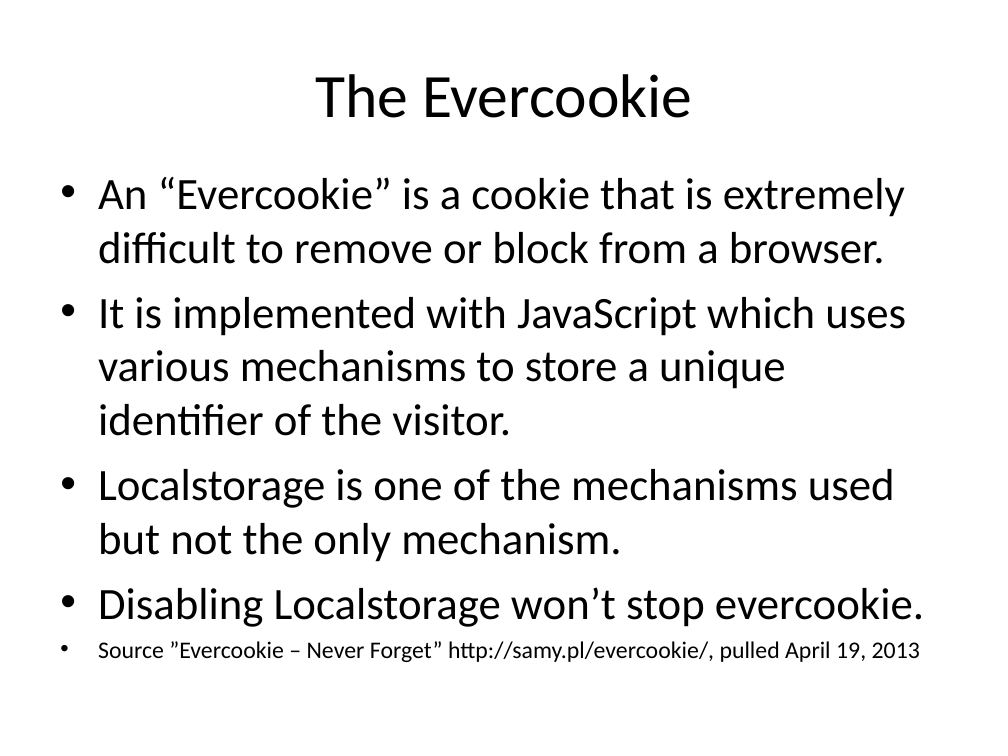
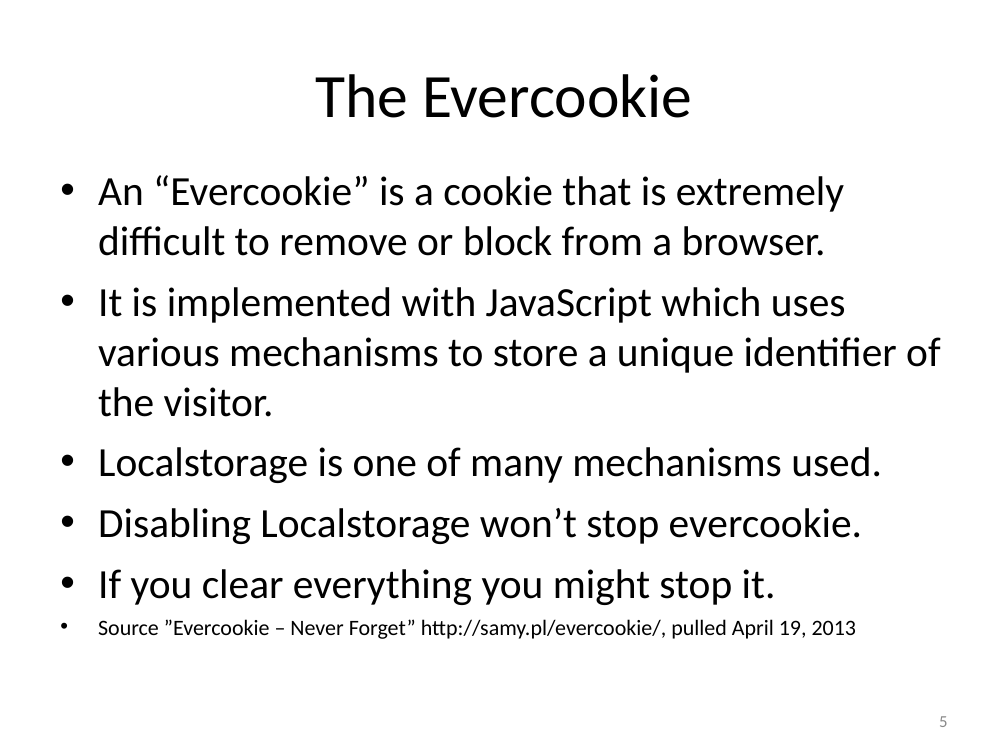
Before and after one commit to EdCharbeneau/CodePaLOUsa, a slide deck: slide 5 of 2013/LocalStorageSecurity/LocalStoragePresentation.ppt. Drawn at 1008x756 pixels with LibreOffice and Linux fonts; fonts in the diff are those of the drawing. Boxes give left, top, right and bottom in pixels: in the first picture for what was removed or moved away, otherwise in the second. Text is boxed around its words. In the diff, an @@ line names an element or a change of style, - is before the commit and + after.

```diff
--- a/2013/LocalStorageSecurity/LocalStoragePresentation.ppt
+++ b/2013/LocalStorageSecurity/LocalStoragePresentation.ppt
@@ text at <box>98,175,941,639</box>: size 32 to 29.6 pt in "An “Evercookie” is a cookie that is ...", "It is implemented with JavaScript which uses ...", "Disabling Localstorage won’t stop evercookie."; size 17 to 15.7 pt in "Source ”Evercookie – Never Forget” http://samy.pl/evercookie ..." @@
@@ text at <box>98,447,882,483</box>: text changed; size 32 to 29.6 pt @@
-• Localstorage is one of the mechanisms used but not the only mechanism.
+• Localstorage is one of many mechanisms used.
@@ text at <box>98,569,776,605</box>: paragraph added @@
+• If you clear everything you might stop it.
@@ page number added at <box>939,716,947,727</box>, 12 pt, text #898989 @@
+5
```
Also in this commit, not shown: 19 other slides changed.
